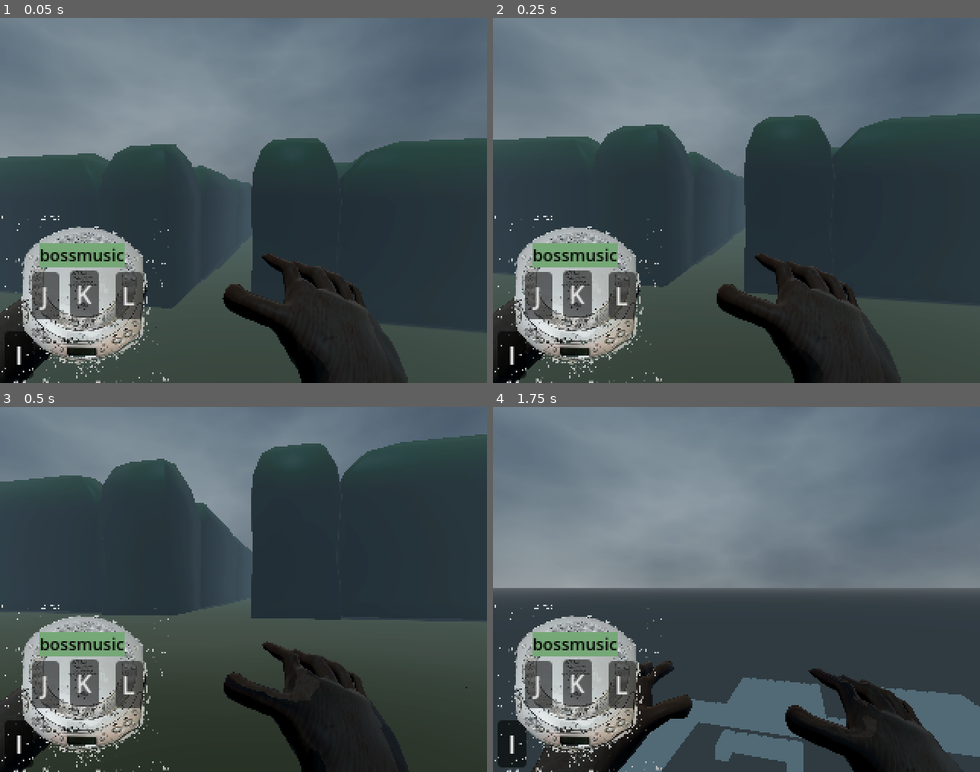
Above: before the commit, frames 1-4 (two rows, left to right).
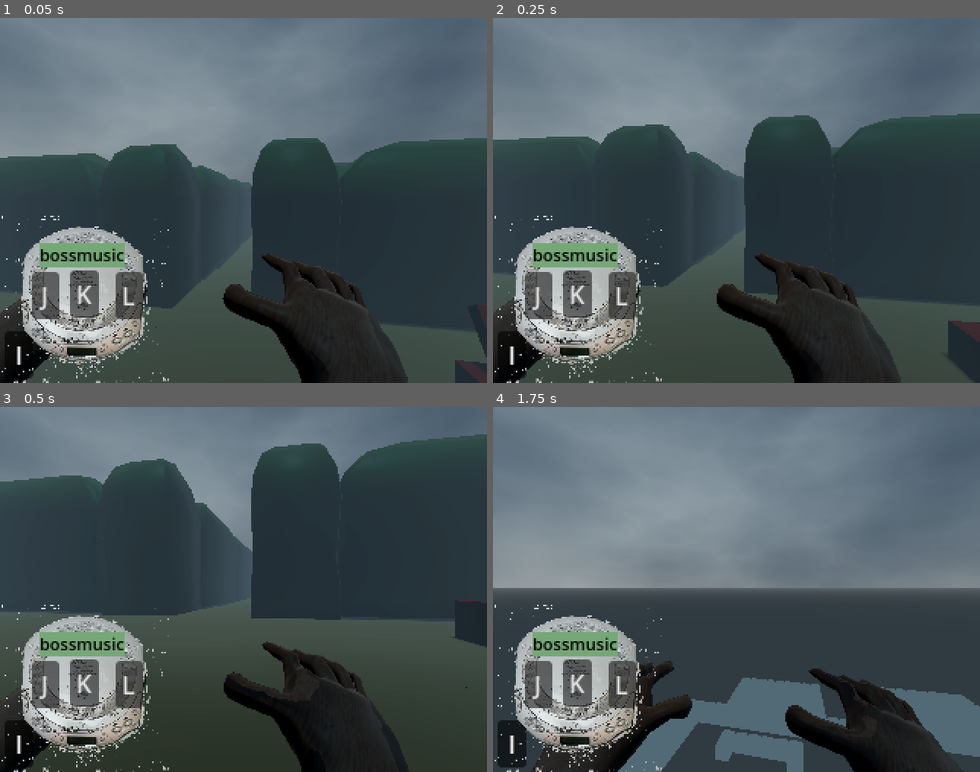
Above: after the commit, the same moments.

Repository: Pyrus-Ovn/Labyrint
Game: Godot game, scene res://Scenes/World.tscn
Two runs of this game, one before a commit and one after it. Both use one fixed random seed, a clock stepped at 60 frames per second and the inputs below. Sound files missing from this copy of the repository are replaced by a short silence.
Inputs (mouse positions are in pixels of both pictures, inside the frame that each line leads up to):
- Up to frame 1 (0.05 s): no input
- Up to frame 2 (0.25 s): no input
- Up to frame 3 (0.5 s): no input
- Up to frame 4 (1.75 s): move the mouse to (760, 589) at 0.52 s; hold E (Interact) 0.53-1.28 s; hold W (up) from 0.53 s (still down); click (760, 589) at 0.67 s; tap Space (jump) at 0.77, 1.52 s; move the mouse to (712, 589) at 1.27 s; tap E (Interact) at 1.35 s

The runs differ from the first frame. In frame 1, 0.5% of the frame differs, in the area x 93-100%, y 85-100%; in frame 2, 0.9%, in the area x 93-100%, y 82-100%; in frame 3, 0.4%; in frame 4, nothing differs.

Commit message:
added lever and door

Diff:
--- a/Scenes/lever.tscn
+++ b/Scenes/Levels/Level_dressing/lever.tscn
@@ -1,12 +1,14 @@
-[gd_scene load_steps=6 format=3 uid="uid://ce5tufuiou1dq"]
+[gd_scene load_steps=7 format=3 uid="uid://ce5tufuiou1dq"]
 
 [ext_resource type="Script" uid="uid://cic47w3r7ll2a" path="res://lever.gd" id="1_wv1st"]
 [ext_resource type="PackedScene" uid="uid://d23lwktidcmj4" path="res://Scenes/HelperNodes/InteractionArea.tscn" id="2_6kuia"]
 
-[sub_resource type="SphereMesh" id="SphereMesh_6kuia"]
+[sub_resource type="BoxMesh" id="BoxMesh_6kuia"]
 
 [sub_resource type="StandardMaterial3D" id="StandardMaterial3D_fhlr4"]
 albedo_color = Color(1, 0, 0, 1)
+
+[sub_resource type="BoxMesh" id="BoxMesh_fhlr4"]
 
 [sub_resource type="SphereShape3D" id="SphereShape3D_fhlr4"]
 radius = 0.547276
@@ -14,8 +16,14 @@
 [node name="Lever" type="Node3D"]
 script = ExtResource("1_wv1st")
 
-[node name="MeshInstance3D" type="MeshInstance3D" parent="."]
-mesh = SubResource("SphereMesh_6kuia")
+[node name="lever_handle" type="MeshInstance3D" parent="."]
+transform = Transform3D(0.1, 0, 0, 0, 0.915663, 0.0401948, 0, -0.401948, 0.0915663, 0, 0.194271, -0.00883922)
+mesh = SubResource("BoxMesh_6kuia")
+surface_material_override/0 = SubResource("StandardMaterial3D_fhlr4")
+
+[node name="lever_base" type="MeshInstance3D" parent="."]
+transform = Transform3D(0.3, 0, 0, 0, 0.4, 0, 0, 0, 0.5, 0, 0.0254207, 0.0123468)
+mesh = SubResource("BoxMesh_fhlr4")
 surface_material_override/0 = SubResource("StandardMaterial3D_fhlr4")
 
 [node name="InteractionArea" parent="." groups=["Interactable"] instance=ExtResource("2_6kuia")]
--- a/Scenes/Levels/hedge_level.tscn
+++ b/Scenes/Levels/hedge_level.tscn
@@ -1,7 +1,14 @@
-[gd_scene load_steps=2 format=3 uid="uid://dicmfgmljjae3"]
+[gd_scene load_steps=3 format=3 uid="uid://dicmfgmljjae3"]
 
 [ext_resource type="PackedScene" uid="uid://bi3tivxq4s03q" path="res://Scenes/Levels/hedge_grid_map.tscn" id="1_h7kpw"]
+[ext_resource type="PackedScene" uid="uid://ce5tufuiou1dq" path="res://Scenes/Levels/Level_dressing/lever.tscn" id="2_fmkjl"]
 
 [node name="HedgeLevel" type="Node3D"]
 
 [node name="GridMap" parent="." instance=ExtResource("1_h7kpw")]
+
+[node name="Lever" parent="." instance=ExtResource("2_fmkjl")]
+transform = Transform3D(1, 0, 0, 0, 1, 0, 0, 0, 1, 4.17767, 1.56995, 0.755197)
+
+[node name="Lever2" parent="." instance=ExtResource("2_fmkjl")]
+transform = Transform3D(1, 0, 0, 0, 1, 0, 0, 0, 1, -0.701665, 1.53488, 0.7997)
--- a/Scenes/player.tscn
+++ b/Scenes/player.tscn
@@ -34,7 +34,7 @@
 [node name="Camera3D" type="Camera3D" parent="Head"]
 
 [node name="RayCast3D" type="RayCast3D" parent="Head"]
-transform = Transform3D(1.96496, -0.0988309, 0.179691, 0.350654, -0.163564, -0.981108, 0.126355, 1.99085, -0.0716854, 0, 0, 0)
+transform = Transform3D(1.96496, -0.148247, 0.179691, 0.350654, -0.245345, -0.981108, 0.126355, 2.98627, -0.0716852, 0, 0, 0)
 collision_mask = 2
 collide_with_areas = true
 collide_with_bodies = false
--- a/Scripts/player.gd
+++ b/Scripts/player.gd
@@ -47,6 +47,7 @@
 func _input(event):
 	if event.is_action_pressed("Interact") and current_interactable:
 		current_interactable.interact()
+		print("interacted")
 	if event is InputEventMouseButton and event.pressed and event.button_index == MOUSE_BUTTON_LEFT:
 		left_hand.play_grab()
 			#'var camera = $Head/Camera3D
--- a/lever.gd
+++ b/lever.gd
@@ -1,35 +1,58 @@
 extends Node3D
 const green = "ff0000"
 const red = "ff0000"
-@onready var mesh_instance_3d: MeshInstance3D = $MeshInstance3D
-"albedo_color"
+@onready var lever_handle: MeshInstance3D = $lever_handle
+@onready var lever_base: MeshInstance3D = $lever_base
+
 
 @export var toggled : bool = false
 @onready var interaction_area: Interactable = $InteractionArea
+
+var open_position = Vector3(26,0,0)
+var closed_position = Vector3(-26,0,0)
+
+var animation_progress := 0.0
+var animation_speed := 1.5
 
 signal toggle(state:bool)
 # Called when the node enters the scene tree for the first time.
 func _ready() -> void:
 	pass # Replace with function body.
 
+func ease_out_quad(progress: float, target: float) -> float:
+	if target == 1.0:
+		return -progress * (progress - 2)
+	else:
+		return progress * progress
+
+func _process(delta: float) -> void:
+	if animation_progress < 1.0:
+		animation_progress += delta * animation_speed
+		animation_progress = min(animation_progress, 1.0)  # Clamp to 1.0
+
+		var target_progress = 1.0 if toggled else 0.0
+		var lerp_amount = ease_out_quad(animation_progress, target_progress)
+
+		# Interpolate positions
+		if toggled:
+			lever_handle.rotation = closed_position.lerp(open_position, lerp_amount)
+		else:
+			lever_handle.rotation = open_position.lerp(closed_position, lerp_amount)
+
 func interact():
 	toggled = !toggled
 	toggle.emit(toggled)
 
-	# Get the material of the mesh
-	var material = self.mesh_instance_3d.get_surface_override_material(0)
-
-	# If there's no material, create a new StandardMaterial3D
-	if material == null:
-		material = StandardMaterial3D.new()
-		self.mesh_instance_3d.set_surface_override_material(0, material)
-
-	# Set the color based on the toggle state
-	if toggled:
-		material.albedo_color = Color.GREEN
-	else:
-		material.albedo_color = Color.RED
-
-# Called every frame. 'delta' is the elapsed time since the previous frame.
-func _process(delta: float) -> void:
-	pass
+	## Get the material of the mesh
+	#var material = self.mesh_instance_3d.get_surface_override_material(0)
+	#
+	## If there's no material, create a new StandardMaterial3D
+	#if material == null:
+		#material = StandardMaterial3D.new()
+		#self.mesh_instance_3d.set_surface_override_material(0, material)
+	#
+	## Set the color based on the toggle state
+	#if toggled:
+		#material.albedo_color = Color.GREEN
+	#else:
+		#material.albedo_color = Color.RED
Not shown: 1 places in Scenes/player.tscn that only renumber resources
